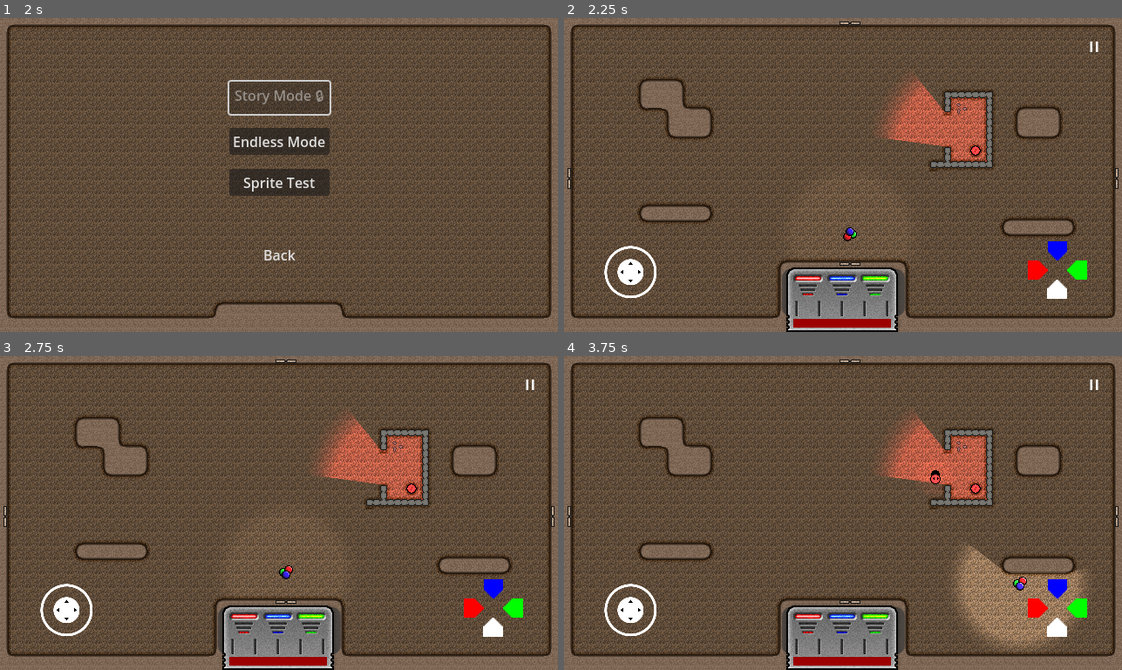
Above: before the commit, frames 1-4 (two rows, left to right).
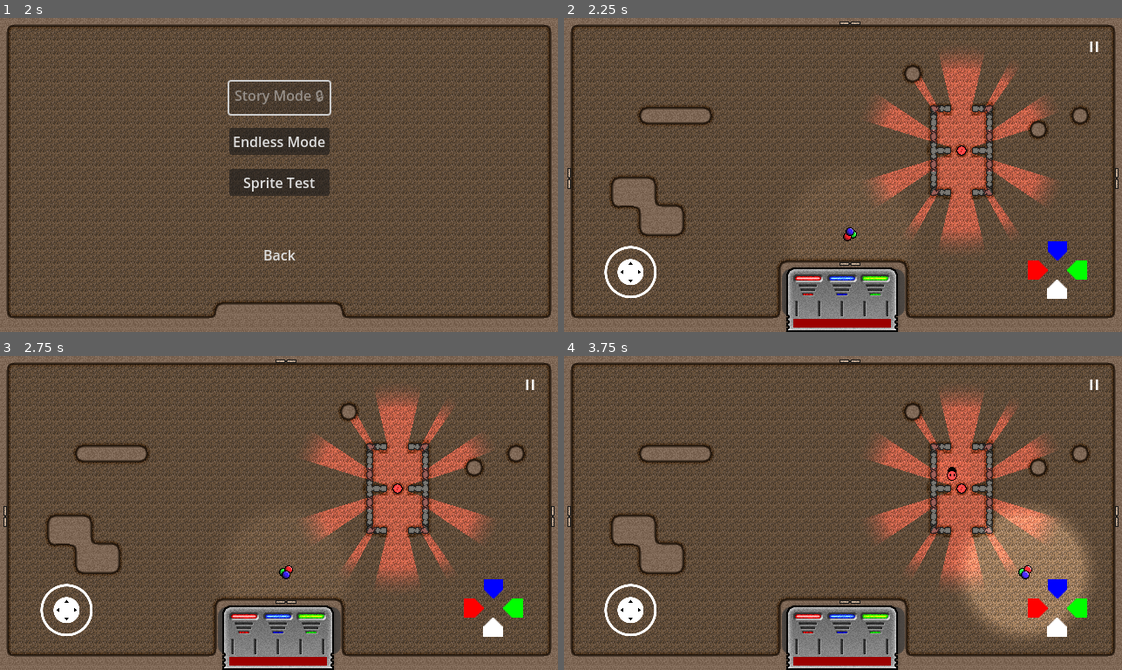
Above: after the commit, the same moments.

Repository: Degenerate-Games/shadows-below
Game: Godot game, scene res://scenes/menus/main_menu.tscn
Same seed, same stepped clock (60 frames per second), same inputs: the game is played once before the commit and once after it. Sound files missing from this copy of the repository are replaced by a short silence.
Inputs (mouse positions are in pixels of both pictures, inside the frame that each line leads up to):
- Up to frame 1 (2 s): click (279, 206) at 0.5 s; click (279, 206) at 1.25 s
- Up to frame 2 (2.25 s): click "Endless Mode" at 2 s
- Up to frame 3 (2.75 s): no input
- Up to frame 4 (3.75 s): tap Enter at 2.75 s; move the mouse to (965, 497) at 2.77 s; hold D (move_right) 2.78-3.5 s; tap B (bake) at 2.85 s; click (965, 497) at 2.92 s; drag from (731, 528) to (988, 572) at 3.52 s

Frame 1 is identical in both runs. In frame 2, 11% of the frame differs, in the area x 8-95%, y 11-74%; in frame 3, 11%; in frame 4, 14%, in the area x 8-95%, y 11-94%.

Commit message:
Increase safe zones and add new rooms

Diff:
--- a/scripts/level_generator.gd
+++ b/scripts/level_generator.gd
@@ -23,23 +23,29 @@
 
 	# Initialize room borders
 	room_borders = []
-	room_borders.append(Rect2i(0, 0, x_tiles, 1)) # Top
-	room_borders.append(Rect2i(0, 0, 1, y_tiles)) # Left
-	room_borders.append(Rect2i(x_tiles - 1, 0, x_tiles, y_tiles)) # Right
-	room_borders.append(Rect2i(0, y_tiles - 2, x_tiles, y_tiles)) # Bottom
+	room_borders.append(Rect2i(0, 0, x_tiles, 2)) # Top
+	room_borders.append(Rect2i(0, 0, 2, y_tiles)) # Left
+	room_borders.append(Rect2i(x_tiles - 2, 0, x_tiles, y_tiles)) # Right
+	room_borders.append(Rect2i(0, y_tiles - 3, x_tiles, y_tiles)) # Bottom
 	room_borders.append(Rect2i(15, 17, 24, 21)) # Color UI
-	room_borders.append(Rect2i(0, y_tiles / 2 - 1, 2, y_tiles / 2 + 1)) # West Player Spawn
-	room_borders.append(Rect2i(x_tiles - 2, y_tiles / 2 - 1, x_tiles, y_tiles / 2 + 1)) # East Player Spawn
-	room_borders.append(Rect2i(x_tiles / 2 - 1, 0, x_tiles / 2 + 1, 2)) # North Player Spawn
-	room_borders.append(Rect2i(x_tiles / 2 - 1, y_tiles - 7, x_tiles / 2 + 1, y_tiles)) # South Player Spawn
+	room_borders.append(Rect2i(0, y_tiles / 2 - 2, 2, y_tiles / 2 + 2)) # West Player Spawn
+	room_borders.append(Rect2i(x_tiles - 3, y_tiles / 2 - 2, x_tiles, y_tiles / 2 + 2)) # East Player Spawn
+	room_borders.append(Rect2i(x_tiles / 2 - 2, 0, x_tiles / 2 + 2, 2)) # North Player Spawn
+	room_borders.append(Rect2i(x_tiles / 2 - 2, y_tiles - 8, x_tiles / 2 + 2, y_tiles)) # South Player Spawn
 
 	obstacle_idxs = []
 	obstacle_idxs.append(1)
 	obstacle_idxs.append(2)
 	obstacle_idxs.append(3)
+	obstacle_idxs.append(9)
+	obstacle_idxs.append(10)
 
 	objective_idxs = []
 	objective_idxs.append(4)
+	objective_idxs.append(5)
+	objective_idxs.append(6)
+	# objective_idxs.append(7) needs work
+	objective_idxs.append(8)
 
 
 func generate_room(difficulty: int) -> TileMap:
@@ -93,9 +99,9 @@
 		if obstacles.any(func(o): return o.intersects(obstacle)) || room_borders.any(func(b): return b.intersects(obstacle)):
 			continue
 		room.set_pattern(0, obstacle.position + Vector2i(1, 1), pattern)
-		if pattern.has_cell(Vector2i(3, 4)):
-			if pattern.get_cell_atlas_coords(Vector2i(3, 4)) == Vector2i(3, 1):
-				key_tiles.append(Vector2i(obstacle.position + Vector2i(4, 5)))
+		for cell in pattern.get_used_cells():
+			if pattern.get_cell_atlas_coords(cell) == Vector2i(3, 1):
+				key_tiles.append(obstacle.position + cell + Vector2i(1, 1))
 		obstacles.append(obstacle)
 		iterations += 1
 
